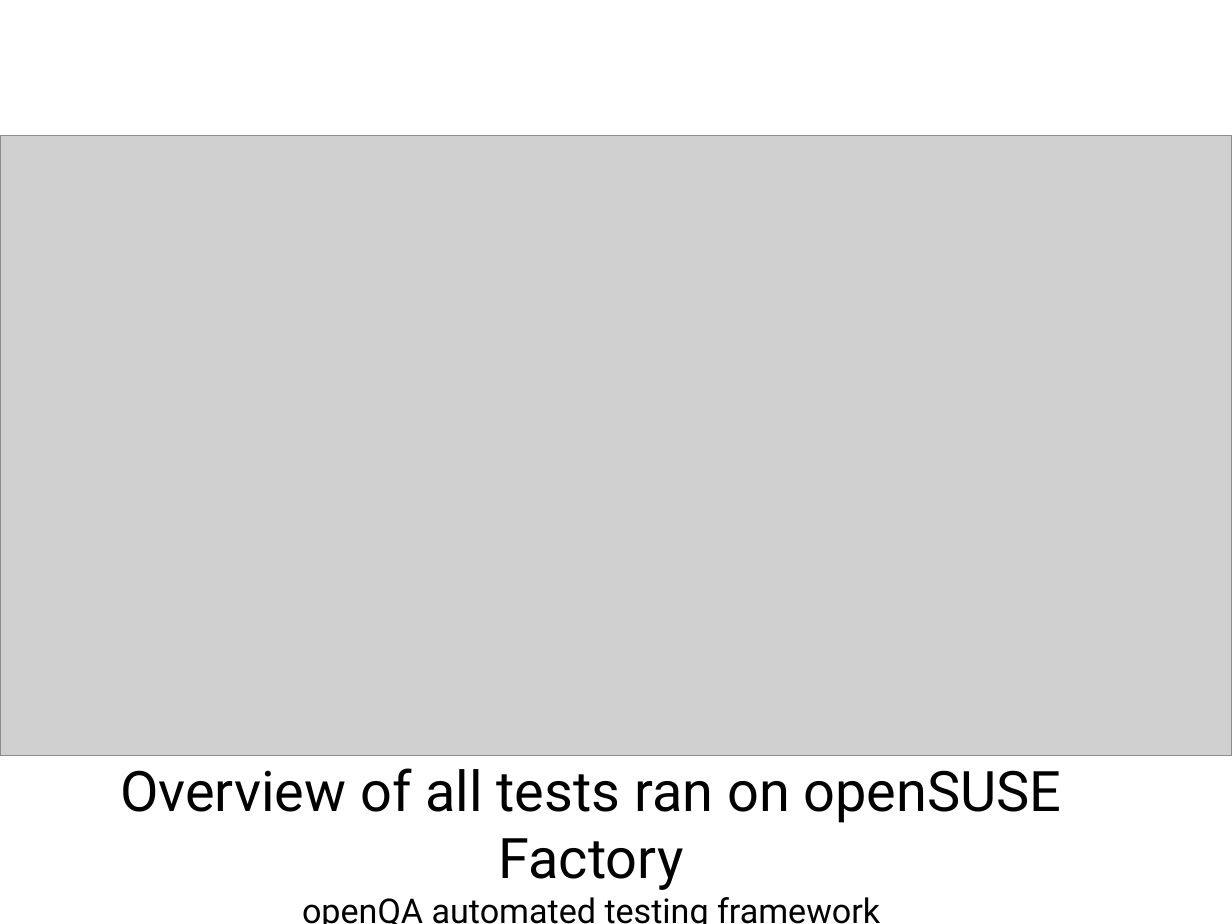
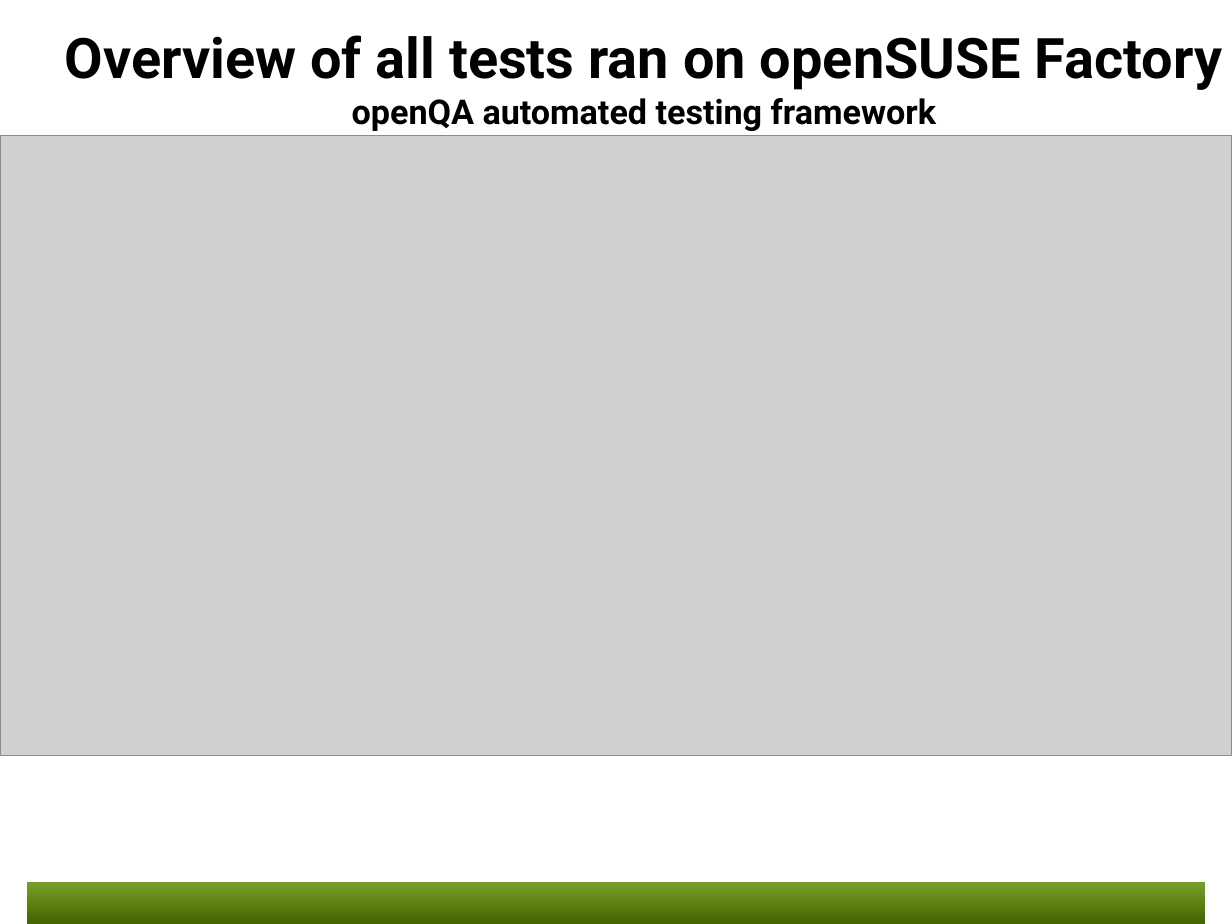
Before and after one commit to openSUSE/artwork, a slide deck: slide 4 of slides/openQA slides 5min.odp. Drawn at 1232x924 pixels with LibreOffice and Linux fonts; fonts in the diff are those of the drawing; grey boxes stand for pictures; background and template pictures are left out. Boxes give left, top, right and bottom in pixels: in the first picture for what was removed or moved away, otherwise in the second. Text is boxed around its words. In the diff, an @@ line names an element or a change of style, - is before the commit and + after.

Commit message:
update openQA slides, the projects slides and the 1-min-openSUSE slides to the new professional template. Looking good! Thanks to Ilmenthar and anditosan for their work on the templates :D

```diff
--- a/slides/openQA slides 5min.odp
+++ b/slides/openQA slides 5min.odp
@@ title "Overview of all tests ran ..." moved from (x1=120, y1=768, x2=1062, y2=924) to (x1=65, y1=35, x2=1222, y2=131) @@
@@ title "Overview of all tests ran ..." at (x1=65, y1=35, x2=1222, y2=131): bold on @@
@@ rectangle added at (x1=27, y1=882, x2=1205, y2=924), fill gradient #436400 to #78A028 @@
```
Also in this commit, not shown: 4 other slides changed.
